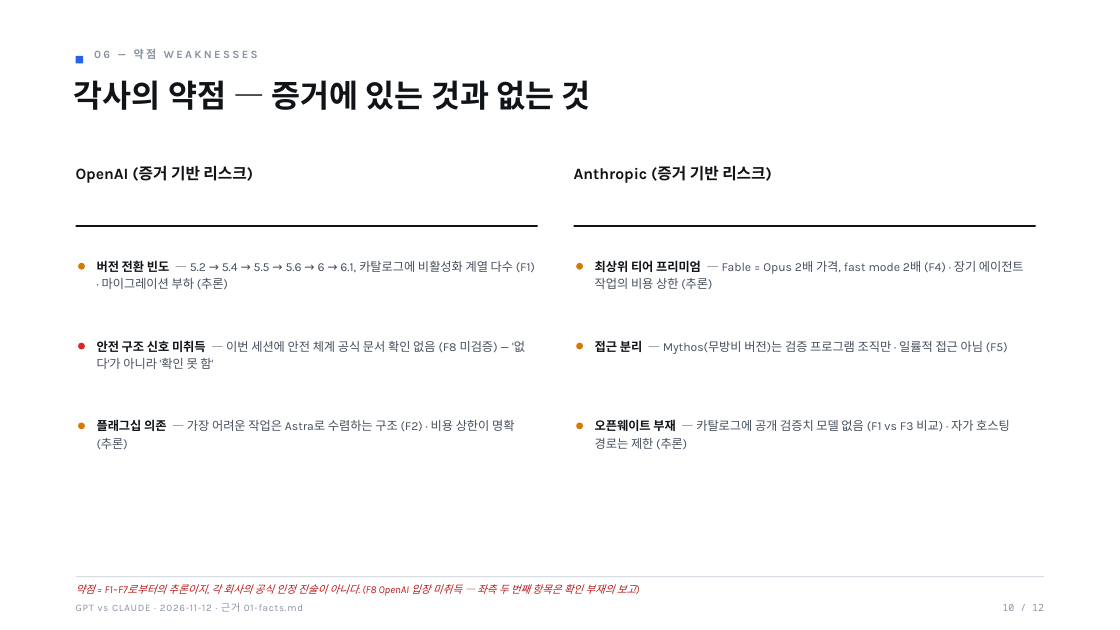
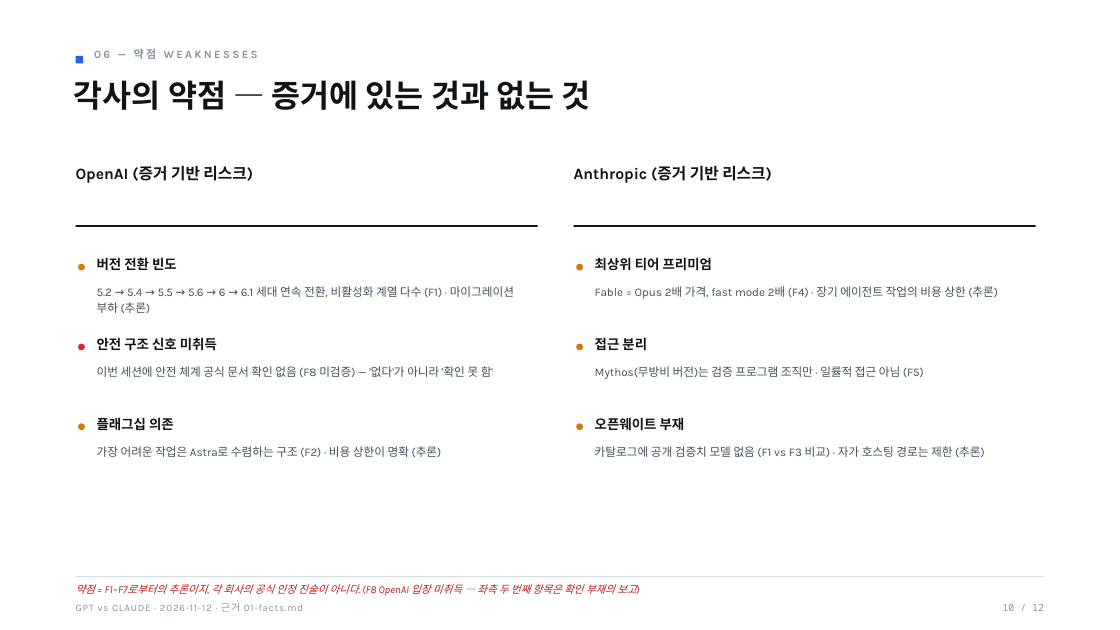
Before and after one commit to yjj3019/AI-Harness, a slide deck: slide 10 of docs/practice/ai-model-competition-2026-11-12/03-deck.pptx. Drawn at 1120x630 pixels with LibreOffice and Linux fonts; fonts in the diff are those of the drawing. Boxes give left, top, right and bottom in pixels: in the first picture for what was removed or moved away, otherwise in the second. Text is boxed around its words. In the diff, an @@ line names an element or a change of style, - is before the commit and + after.

```diff
--- a/docs/practice/ai-model-competition-2026-11-12/03-deck.pptx
+++ b/docs/practice/ai-model-competition-2026-11-12/03-deck.pptx
@@ text added at (97, 257, 177, 271), 11.5 pt, text #101418, bold @@
+버전 전환 빈도
@@ text added at (595, 257, 712, 271), 11.5 pt, text #101418, bold @@
+최상위 티어 프리미엄
@@ text at (97, 286, 514, 313): text changed; size 10.5 to 10 pt @@
-버전 전환 빈도 — 5.2 → 5.4 → 5.5 → 5.6 → 6 → 6.1, 카탈로그에 비활성화 계열 다수 (F1) · 마이그레이션 부하 (추론)
+5.2 → 5.4 → 5.5 → 5.6 → 6 → 6.1 세대 연속 전환, 비활성화 계열 다수 (F1) · 마이그레이션 부하 (추론)
@@ text at (595, 286, 998, 299): text changed; size 10.5 to 10 pt @@
-최상위 티어 프리미엄 — Fable = Opus 2배 가격, fast mode 2배 (F4) · 장기 에이전트 작업의 비용 상한 (추론)
+Fable = Opus 2배 가격, fast mode 2배 (F4) · 장기 에이전트 작업의 비용 상한 (추론)
@@ text added at (97, 337, 217, 351), 11.5 pt, text #101418, bold @@
+안전 구조 신호 미취득
@@ text added at (595, 337, 647, 351), 11.5 pt, text #101418, bold @@
+접근 분리
@@ text at (97, 366, 493, 377): text changed; size 10.5 to 10 pt @@
-안전 구조 신호 미취득 — 이번 세션에 안전 체계 공식 문서 확인 없음 (F8 미검증) — '없다'가 아니라 '확인 못 함'
+이번 세션에 안전 체계 공식 문서 확인 없음 (F8 미검증) — '없다'가 아니라 '확인 못 함'
@@ text at (595, 366, 924, 379): text changed; size 10.5 to 10 pt @@
-접근 분리 — Mythos(무방비 버전)는 검증 프로그램 조직만 · 일률적 접근 아님 (F5)
+Mythos(무방비 버전)는 검증 프로그램 조직만 · 일률적 접근 아님 (F5)
@@ text added at (97, 417, 174, 431), 11.5 pt, text #101418, bold @@
+플래그십 의존
@@ text added at (595, 417, 685, 431), 11.5 pt, text #101418, bold @@
+오픈웨이트 부재
@@ text at (97, 446, 442, 457): text changed; size 10.5 to 10 pt @@
-플래그십 의존 — 가장 어려운 작업은 Astra로 수렴하는 구조 (F2) · 비용 상한이 명확 (추론)
+가장 어려운 작업은 Astra로 수렴하는 구조 (F2) · 비용 상한이 명확 (추론)
@@ text at (595, 446, 985, 457): text changed; size 10.5 to 10 pt @@
-오픈웨이트 부재 — 카탈로그에 공개 검증치 모델 없음 (F1 vs F3 비교) · 자가 호스팅 경로는 제한 (추론)
+카탈로그에 공개 검증치 모델 없음 (F1 vs F3 비교) · 자가 호스팅 경로는 제한 (추론)
```
Also in this commit, not shown: 6 other slides changed, 3 other files.
